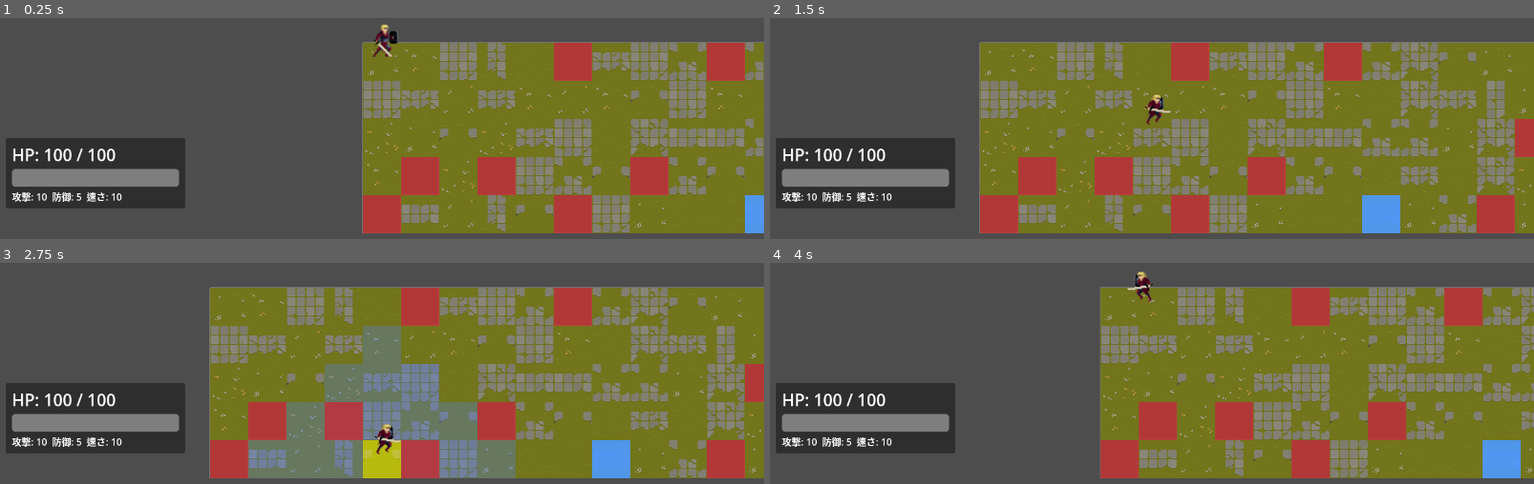
Above: before the commit, frames 1-4 (two rows, left to right).
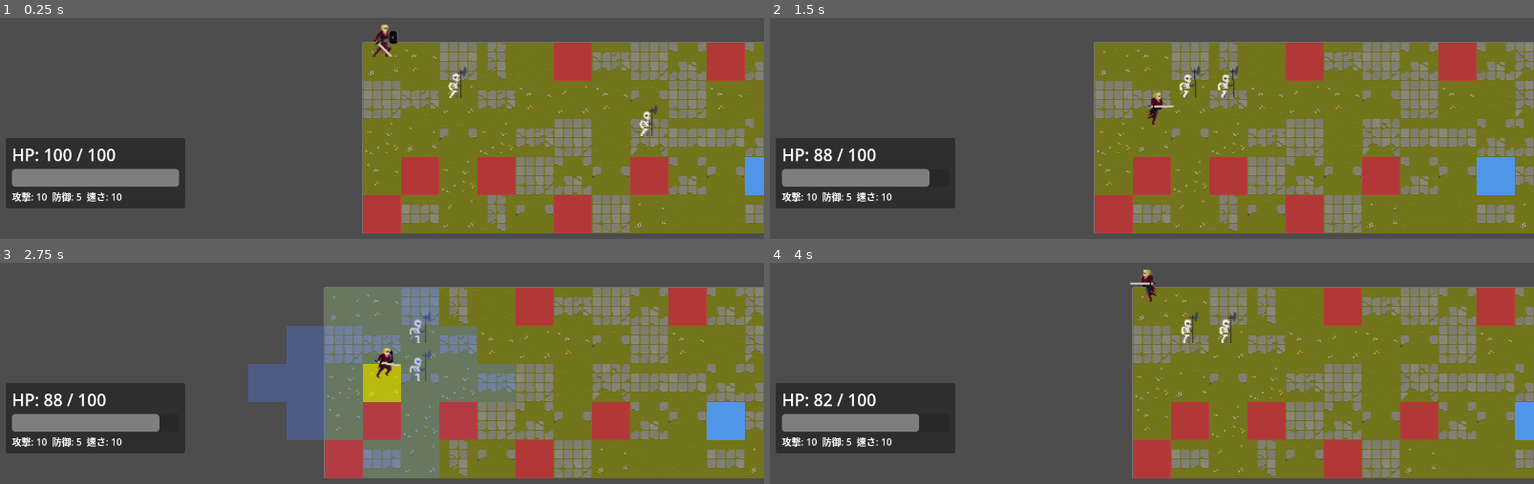
Above: after the commit, the same moments.

Repository: himanushi/godot-test
Game: Godot game, scene res://main.tscn
The game is run twice, just before and just after one commit, with the same random seed, the same clock (stepped at 60 frames per second) and the same inputs.
Inputs:
- Up to frame 1 (0.25 s): no input
- Up to frame 2 (1.5 s): tap Enter (ui_accept) at 0.5, 0.77 s; hold Right (ui_right) 0.53-1.28 s; tap M (cast_magic) at 0.6 s; hold Down (ui_down) from 1.28 s (still down); tap Z (wait_turn) at 1.35 s
- Up to frame 3 (2.75 s): tap Enter (ui_accept) at 1.52 s; release Down (ui_down) at 2.03 s; hold Right (ui_right) from 2.03 s (still down); tap M (cast_magic) at 2.1 s
- Up to frame 4 (4 s): tap Enter (ui_accept) at 2.75, 3.02, 3.77 s; release Right (ui_right) at 2.78 s; hold Up (ui_up) 2.78-3.53 s; tap Z (wait_turn) at 2.85 s; hold Left (ui_left) from 3.53 s (still down); tap M (cast_magic) at 3.6 s

The runs differ from the first frame. In frame 1, 1.1% of the frame differs, in the area x 58-100%, y 21-98%; in frame 2, 40%; in frame 3, 47%, in the area x 5-100%, y 10-98%; in frame 4, 27%.

Commit message:
fix: field.gd

Diff:
--- a/srpg/field.gd
+++ b/srpg/field.gd
@@ -2,6 +2,8 @@
 
 const GRID_SIZE = 64
 const GRID_DEPTH = 5  # 奥行き
+const CHUNK_SIZE = 20  # チャンクサイズ(横20マス)
+const PRELOAD_CHUNKS = 3  # 先読みチャンク数
 
 @onready var grid_highlight = $GridHighlight
 @onready var ground_layer = $GroundLayer
@@ -10,59 +12,110 @@
 var hole_positions = []  # 穴の位置を記録
 var shop_positions = []  # 店の位置を記録
 var enemy_scene = preload("res://characters/enemy.tscn")
+var loaded_chunks = {}  # チャンクの辞書 {chunk_id: true}
+var rightmost_chunk = -1  # 最も右のチャンクID
+var previous_tiles = []  # 前の列のタイル情報
 
 func _ready():
 	add_to_group("field")
+	# 初期タイル情報(最初の列は全部タイル)
+	for y in range(GRID_DEPTH):
+		previous_tiles.append(true)
+
 	setup_tiles()
-	spawn_shops()
-	spawn_enemies()
 	draw_grid()
 
 func setup_tiles():
-	# 初期タイルを配置(横100マス分)
-	generate_tiles(0, 100)
+	# 初期チャンクを生成(0~2の3チャンク分)
+	for chunk_id in range(PRELOAD_CHUNKS):
+		generate_chunk(chunk_id)
 
-func spawn_shops():
-	"""店を配置(10マスごとに20%の確率)"""
-	for x in range(10, 100, 10):
+func generate_chunk(chunk_id: int):
+	"""チャンクを生成"""
+	if chunk_id in loaded_chunks:
+		return  # 既に生成済み
+
+	var start_x = chunk_id * CHUNK_SIZE
+	var end_x = start_x + CHUNK_SIZE
+
+	generate_tiles(start_x, end_x)
+	spawn_shops_in_range(start_x, end_x)
+	spawn_enemies_in_range(start_x, end_x)
+
+	loaded_chunks[chunk_id] = true
+	if chunk_id > rightmost_chunk:
+		rightmost_chunk = chunk_id
+
+func check_and_generate_chunks(player_x: int):
+	"""プレイヤー位置に応じてチャンクを生成"""
+	var player_chunk = int(player_x / CHUNK_SIZE)
+
+	# 先読み分のチャンクを生成
+	for i in range(PRELOAD_CHUNKS):
+		var chunk_id = player_chunk + i
+		generate_chunk(chunk_id)
+
+	# 古いチャンクを削除(メモリ節約、プレイヤーから3チャンク以上離れたもの)
+	var chunks_to_remove = []
+	for chunk_id in loaded_chunks.keys():
+		if chunk_id < player_chunk - 3:
+			chunks_to_remove.append(chunk_id)
+
+	for chunk_id in chunks_to_remove:
+		unload_chunk(chunk_id)
+
+func unload_chunk(chunk_id: int):
+	"""チャンクをアンロード"""
+	var start_x = chunk_id * CHUNK_SIZE
+	var end_x = start_x + CHUNK_SIZE
+
+	# タイルを削除
+	for x in range(start_x, end_x):
+		for y in range(GRID_DEPTH):
+			ground_layer.erase_cell(Vector2i(x, y))
+			overlay_layer.erase_cell(Vector2i(x, y))
+
+	loaded_chunks.erase(chunk_id)
+
+func spawn_shops_in_range(start_x: int, end_x: int):
+	"""指定範囲に店を配置(10マスごとに20%の確率)"""
+	var first_shop_x = ceili(start_x / 10.0) * 10
+	for x in range(first_shop_x, end_x, 10):
 		if randf() < 0.2:  # 20%の確率で店
-			# ランダムなY座標
 			var shop_y = randi_range(0, GRID_DEPTH - 1)
-			# そのマスにタイルがあるかチェック
 			var cell_id = ground_layer.get_cell_source_id(Vector2i(x, shop_y))
 			if cell_id != -1:
 				shop_positions.append(Vector2i(x, shop_y))
 				overlay_layer.set_cell(Vector2i(x, shop_y), 0, Vector2i(1, 0))  # 青(店)タイル
 
-func spawn_enemies():
-	# 敵を配置(10~90の範囲でランダムに10体)
-	for i in range(10):
-		var enemy_x = randi_range(10, 90)
+func spawn_enemies_in_range(start_x: int, end_x: int):
+	"""指定範囲に敵を配置(チャンクあたり2~4体)"""
+	var enemy_count = randi_range(2, 4)
+	for i in range(enemy_count):
+		var enemy_x = randi_range(start_x, end_x - 1)
 		var enemy_y = randi_range(0, GRID_DEPTH - 1)
 
-		# そのマスにタイルがあるかチェック
 		var cell_id = ground_layer.get_cell_source_id(Vector2i(enemy_x, enemy_y))
 		if cell_id == -1:
 			continue  # 穴なのでスキップ
 
-		# 敵を生成
 		var enemy = enemy_scene.instantiate()
 		add_child(enemy)
 		enemy.set_grid_position(Vector2i(enemy_x, enemy_y))
 
 func generate_tiles(start_x: int, end_x: int):
 	# 指定範囲のタイルを自動生成
-	var previous_tiles = []
+	var prev_tiles = []
 
-	# 最初の列は全部タイル
+	# 前の列の状態を取得
 	if start_x == 0:
-		for y in range(GRID_DEPTH):
-			previous_tiles.append(true)
+		# 最初の列は全部タイル
+		prev_tiles = previous_tiles.duplicate()
 	else:
 		# 既存のタイルから取得
 		for y in range(GRID_DEPTH):
 			var cell_id = ground_layer.get_cell_source_id(Vector2i(start_x - 1, y))
-			previous_tiles.append(cell_id != -1)
+			prev_tiles.append(cell_id != -1)
 
 	for x in range(start_x, end_x):
 		var tiles_to_place = []
@@ -77,7 +130,7 @@
 		# 前の列と接続できるかチェック
 		var has_connection = false
 		for y in range(GRID_DEPTH):
-			if previous_tiles[y] and tiles_to_place[y]:
+			if prev_tiles[y] and tiles_to_place[y]:
 				has_connection = true
 				break
 
@@ -85,7 +138,7 @@
 		if not has_connection:
 			var valid_positions = []
 			for y in range(GRID_DEPTH):
-				if previous_tiles[y]:
+				if prev_tiles[y]:
 					valid_positions.append(y)
 
 			if valid_positions.size() > 0:
@@ -105,7 +158,9 @@
 				overlay_layer.set_cell(Vector2i(x, y), 0, Vector2i(0, 0))  # 赤(穴)タイル
 
 		# 次の列のために記録
-		previous_tiles = tiles_to_place
+		prev_tiles = tiles_to_place
+		if x == end_x - 1:
+			previous_tiles = tiles_to_place
 
 func _draw():
 	# グリッド線を描画
